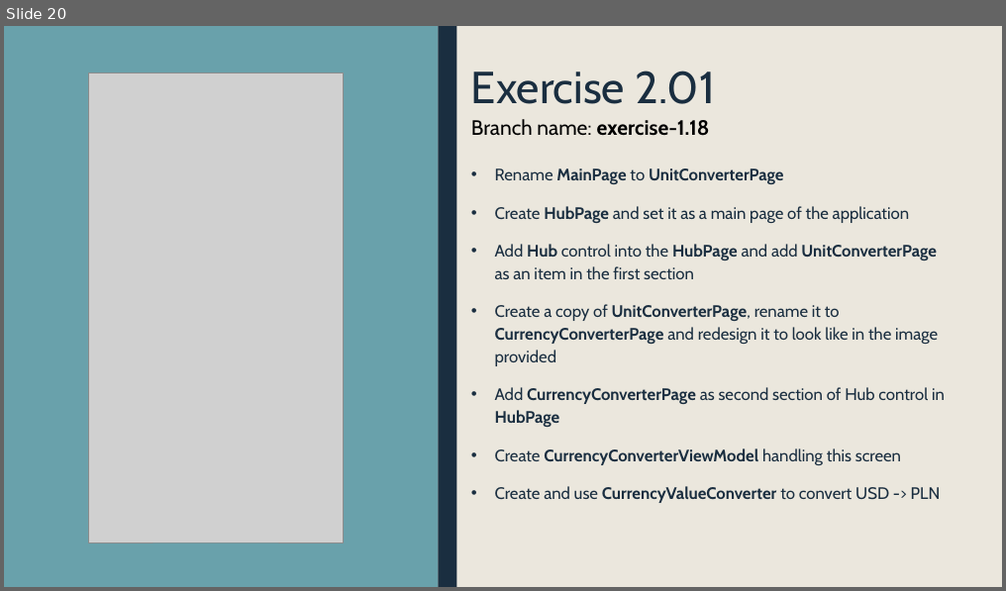
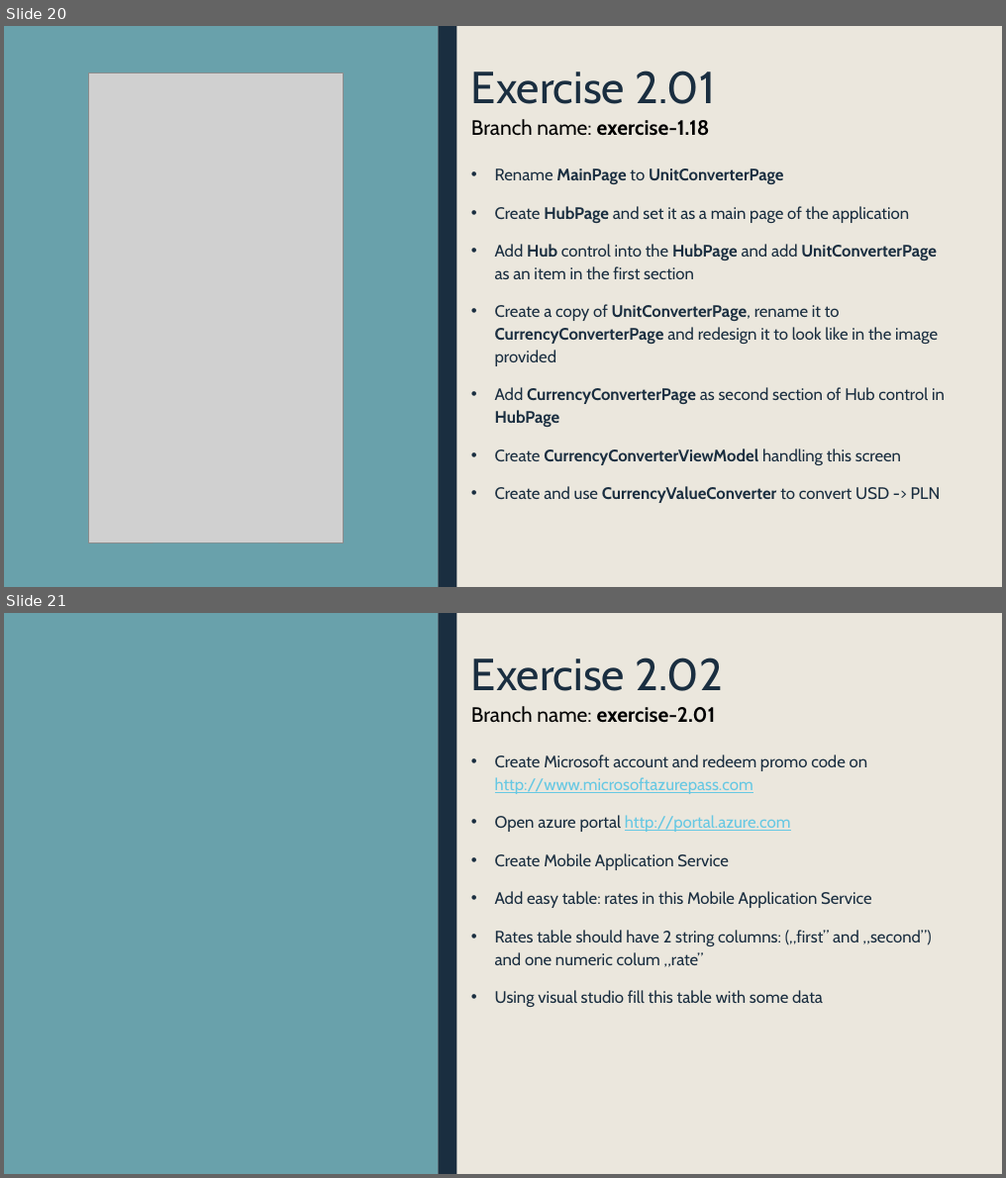
Before and after one commit to krajniak/PumConverter, a slide deck: exercises.pptx. Shown one above the other, each under a label of ours: slide 20 before the commit, slides 20 and 21 after it. The pictures are 1006x591 and 1006x1178 pixels, drawn with LibreOffice and Linux fonts; fonts in the diff are those of the drawing; grey boxes stand for pictures. Boxes give left, top, right and bottom in pixels: in the first picture for what was removed or moved away, otherwise in the second. Text is boxed around its words. In the diff, an @@ line names an element or a change of style, - is before the commit and + after.

Commit message:
Added rates model

```diff
--- a/exercises.pptx
+++ b/exercises.pptx
@@ slide 21 added at (4, 613, 1002, 1174), background #EBE7DD; not listed: 2 template elements that a slide beside it also shows @@
@@ title added at (471, 658, 722, 691), 43.2 pt, text #1A2E40 @@
+Exercise 2.02
@@ text added at (471, 706, 716, 723), 20 pt, text #000000, bold @@
+Branch name: exercise-2.01
@@ text added at (495, 755, 932, 1007), 16 pt, text #1A2E40 @@
+• Create Microsoft account and redeem promo code on http://www.microsoftazurepass.com
+• Open azure portal http://portal.azure.com
+• Create Mobile Application Service
+• Add easy table: rates in this Mobile Application Service
+• Rates table should have 2 string columns: („first” and „second”) and one numeric colum „rate”
+• Using visual studio fill this table with some data
```
Also in this commit, not shown: 1 other slide added, 4 other files.
